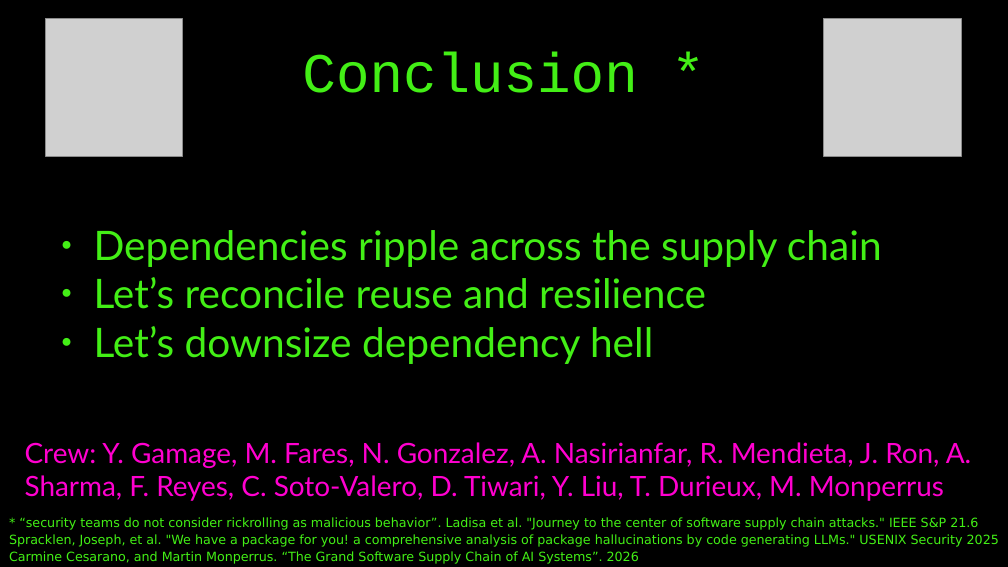
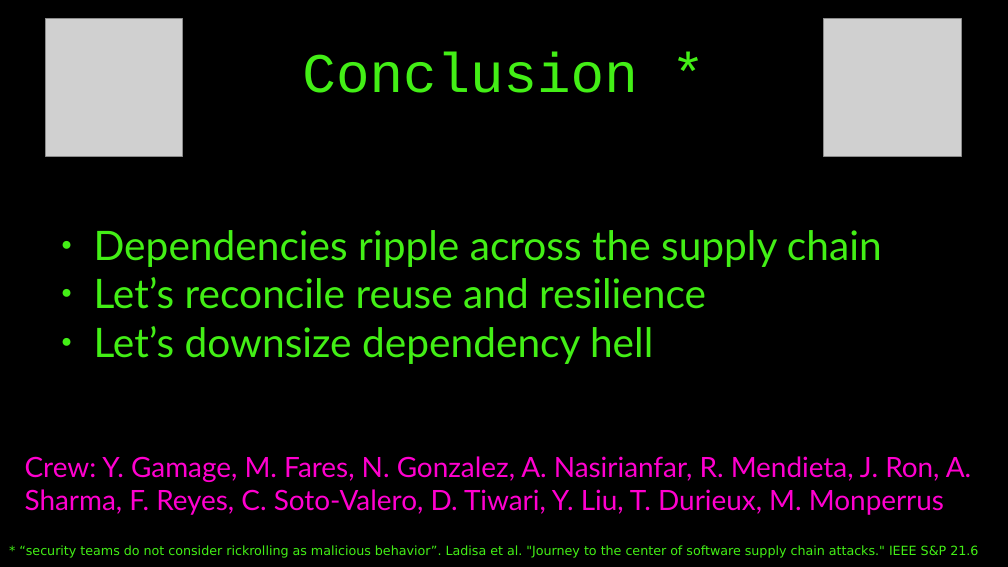
Before and after one commit to sparkrew/punking-up-dependency-hell, a slide deck: slide 16 of fse2026-keynote.odp. Drawn at 1008x567 pixels with LibreOffice and Linux fonts; fonts in the diff are those of the drawing; grey boxes stand for pictures. Boxes give left, top, right and bottom in pixels: in the first picture for what was removed or moved away, otherwise in the second. Text is boxed around its words. In the diff, an @@ line names an element or a change of style, - is before the commit and + after.

```diff
--- a/fse2026-keynote.odp
+++ b/fse2026-keynote.odp
@@ text "Crew: Y. Gamage, M. Fares, ...": place and size @@
-text "Crew: Y. Gamage, M. Fares, ..." at (25,442,971,501)
+text "Crew: Y. Gamage, M. Fares, ..." at (25,456,971,515)
@@ text "* “security teams do not ...": place and size @@
-text "* “security teams do not ..." at (9,517,999,564)
+text "* “security teams do not ..." at (19,545,978,558)
@@ text at (9,534,999,564): paragraphs removed @@
-Spracklen, Joseph, et al. "We have a package for you! a comprehensive analysis of package hallucinations by code generating LLMs." USENIX Security 2025
-Carmine Cesarano, and Martin Monperrus. “The Grand Software Supply Chain of AI Systems”. 2026
```
Also in this commit, not shown: 1 other file.
